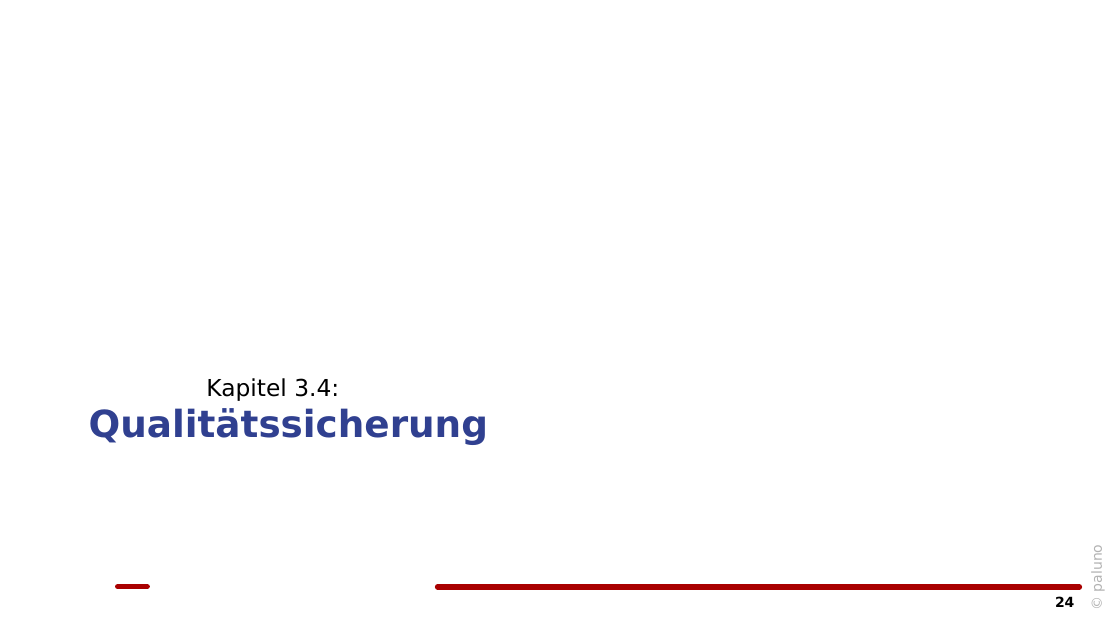
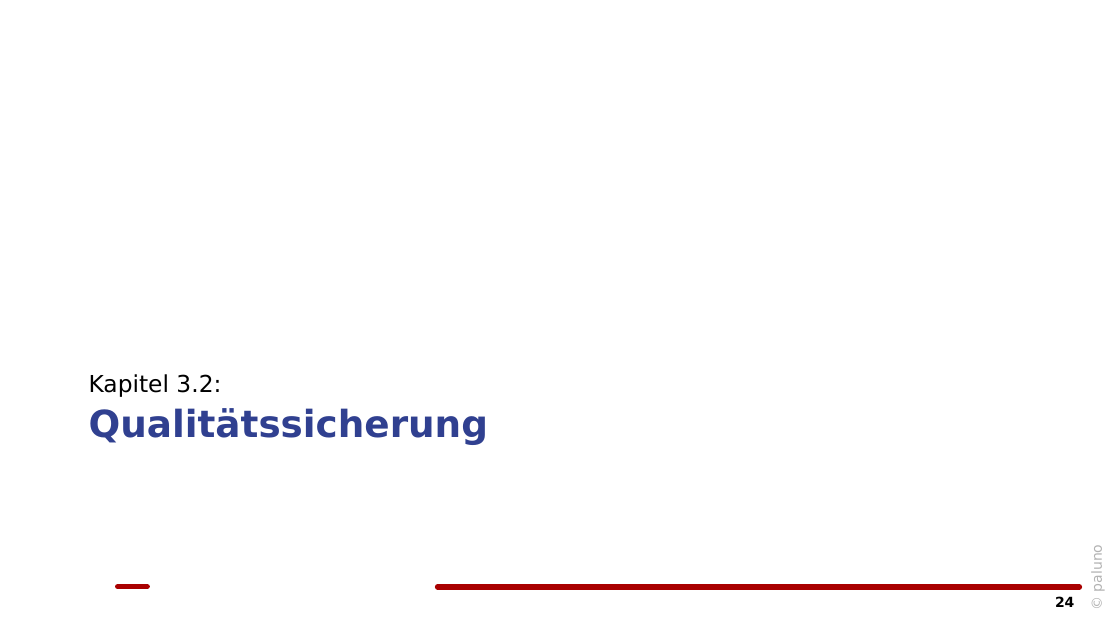
Before and after one commit to maj1n167/sep-ws21, a slide deck: slide 24 of material/artefakte/Gruppe12_SpezifikationspräsentationZ2.pptx. Drawn at 1120x630 pixels with LibreOffice and Linux fonts; fonts in the diff are those of the drawing; background and template pictures are left out. Boxes give left, top, right and bottom in pixels: in the first picture for what was removed or moved away, otherwise in the second. Text is boxed around its words. In the diff, an @@ line names an element or a change of style, - is before the commit and + after.

```diff
--- a/material/artefakte/Gruppe12_SpezifikationspräsentationZ2.pptx
+++ b/material/artefakte/Gruppe12_SpezifikationspräsentationZ2.pptx
@@ text at (x1=89, y1=374, x2=221, y2=397): text changed @@
-Kapitel 3.4:
+Kapitel 3.2:
```
Also in this commit, not shown: 4 other slides changed.
